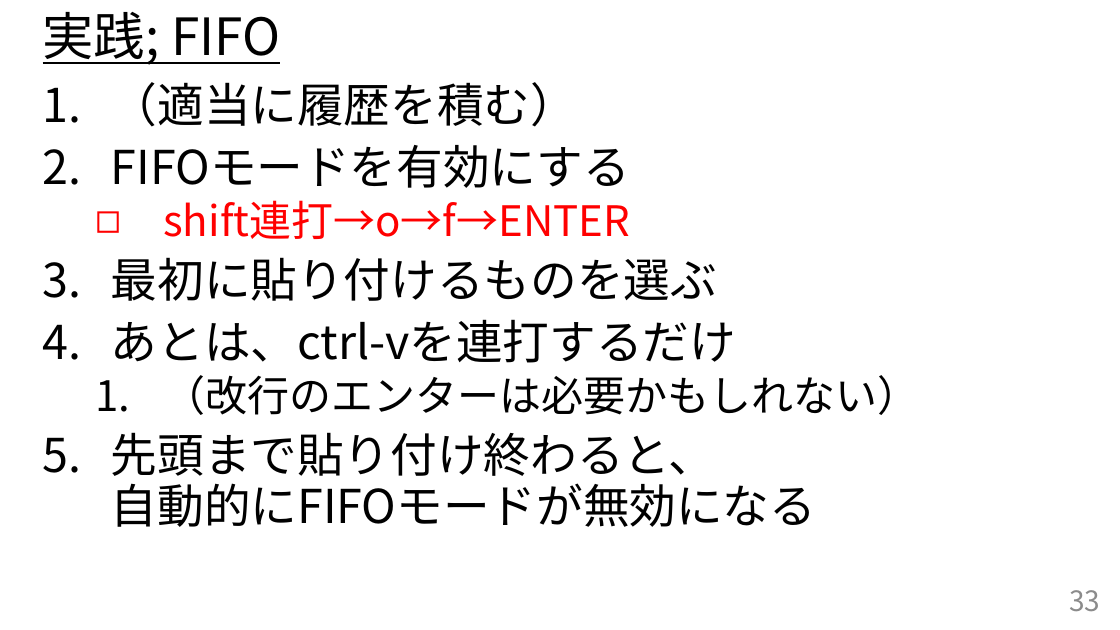
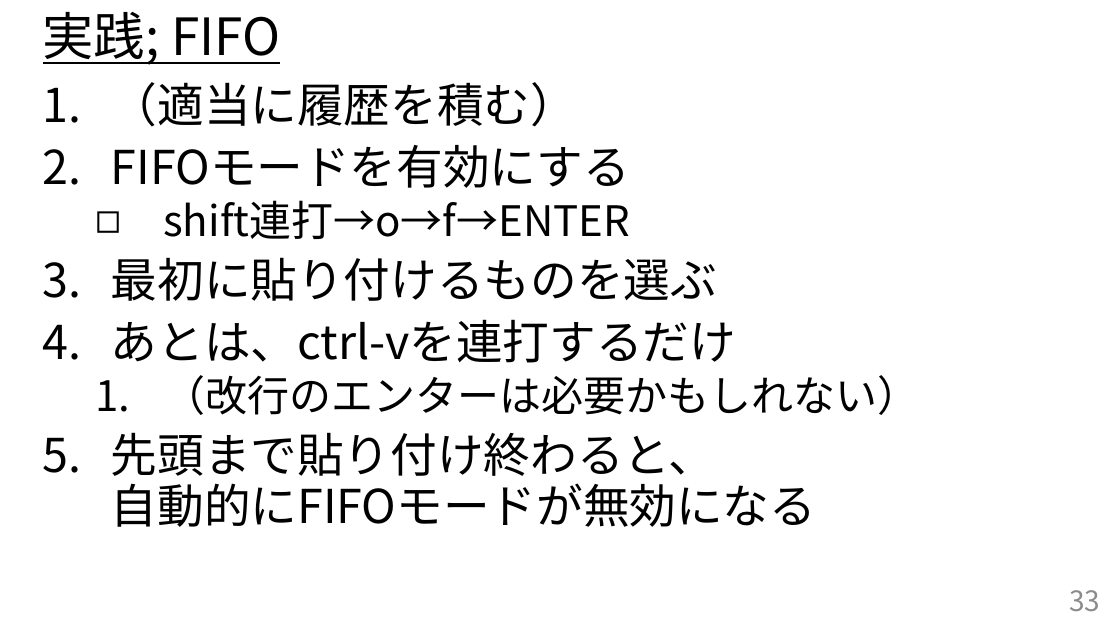
Before and after one commit to HAYAKAWATuyosi/-, a slide deck: slide 33 of ClipboardHistory/ClipboardHistoryのご紹介.pptx. Drawn at 1120x630 pixels with LibreOffice and Linux fonts; fonts in the diff are those of the drawing. Boxes give left, top, right and bottom in pixels: in the first picture for what was removed or moved away, otherwise in the second. Text is boxed around its words. In the diff, an @@ line names an element or a change of style, - is before the commit and + after.

```diff
--- a/ClipboardHistory/ClipboardHistoryのご紹介.pptx
+++ b/ClipboardHistory/ClipboardHistoryのご紹介.pptx
@@ text at <box>163,200,630,239</box>: text colour #FF0000 to #000000 in "shift連打→o→f→ENTER" @@
```
Also in this commit, not shown: 9 other slides changed, 3 slides added, 1 other file.
